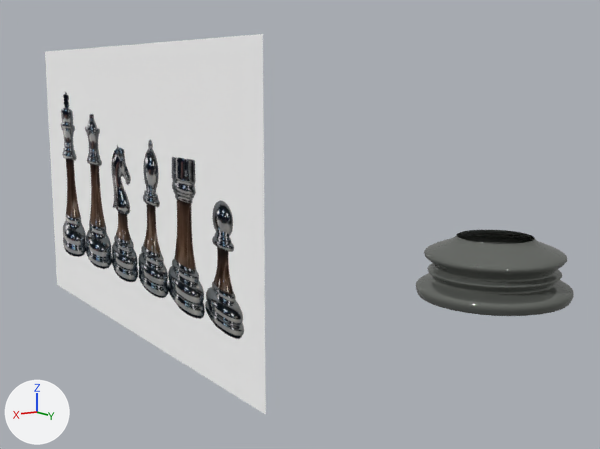
Renders of the Blender file Section 4/ChessSet/Models/ChessPieceBaseLP.blend from each side of a commit.
Rendered twice from a camera (50 mm lens) standing at (1.12, 2.67, 0.39) and looking at (-0.26, 0.65, -0.04). Every picture has the same lights, and +X, +Y and +Z are marked at lower left.

The scene before the commit, as lines of its bpy script (objects in view):
```python
mat_silver = principled_material('Silver')
mat_silver.base_color = (0.196, 0.207, 0.19)  # grey #7a7d79
mat_silver.metallic = 0.606
mat_silver.roughness = 0.0
mat_silver.specular_ior_level = 0.0
me_acrylic_9 = bpy.data.meshes.new('Acrylic-9')
me_acrylic_9.from_pydata(...)  # 4 vertices, 1 face; spans x -0.86..0.86, y -0.5..0.5, z 0.0
me_acrylic_9.materials.append(mat_acrylic_9)
me_cylinder_001 = bpy.data.meshes.new('Cylinder.001')
me_cylinder_001.from_pydata(...)  # 96 vertices, 89 faces; spans x -1.06..1.06, y 9.92..12.05, z -0.39..0.36
me_cylinder_001.polygons.foreach_set('use_smooth', [True] * 89)
me_cylinder_001.materials.append(mat_silver)  # grey #7a7d79
ob_acrylic_9 = bpy.data.objects.new('Acrylic-9', me_acrylic_9)
ob_acrylic_9.location = (0.0, 0.0, 0.0)
ob_acrylic_9.rotation_euler = (1.571, 0.0, 1.571)  # degrees (90, 0, 90)
ob_base = bpy.data.objects.new('Base', me_cylinder_001)
ob_base.location = (0.0, 0.0, 0.058)
ob_base.scale = (0.15, 0.15, 0.15)
_m = ob_base.modifiers.new('Subdivision', 'SUBSURF')
_m.levels = 2
_m.render_levels = 3
```
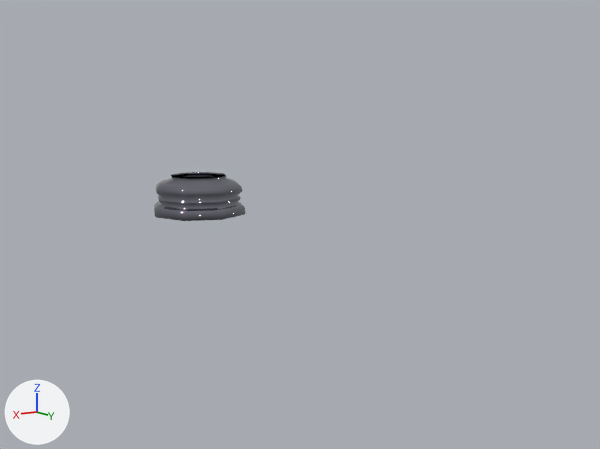
What changed in the scene script:
```text
Change mat_silver:
    mat_silver.metallic: 0.606 -> 1.0
Change me_cylinder_001:
    used by ob_base; location = (0.0, 0.0, 0.058); scale = (0.15, 0.15, 0.15)
    remove me_cylinder_001.from_pydata(...)  # 96 vertices, 89 faces; spans x -1.06..1.06, y 9.92..12.05, z -0.39..0.36
    add me_cylinder_001.from_pydata(...)  # 104 vertices, 97 faces; spans x -0.93..0.94, y 2.4..4.27, z -0.39..0.36
    me_cylinder_001 part 1: the whole mesh is rebuilt
    me_cylinder_001 part 2
    104 vertices are added at x -0.93..0.94, y 2.4..4.27, z -0.39..0.36
    97 new faces join them
Change ob_base:
    remove _m = ob_base.modifiers.new('Subdivision', 'SUBSURF')
    remove _m.levels = 2
    remove _m.render_levels = 3
Remove ob_acrylic_9:
    ob_acrylic_9 = bpy.data.objects.new('Acrylic-9', me_acrylic_9)
    ob_acrylic_9.location = (0.0, 0.0, 0.0)
    ob_acrylic_9.rotation_euler = (1.571, 0.0, 1.571)  # degrees (90, 0, 90)
```

Where the change shows, as pixel boxes [x1, y1, x2, y2] in the pictures (600 x 449 px):
'Acrylic-9', deleted: before [45, 34, 266, 415]
'Base', surface changed, reshaped, modifiers changed (42% narrower, 43% shorter): before [416, 230, 574, 316]; after [154, 172, 245, 221]
part 1 of me_cylinder_001, deleted: before [416, 230, 574, 316]
part 2 of me_cylinder_001, added: after [154, 172, 245, 221]
